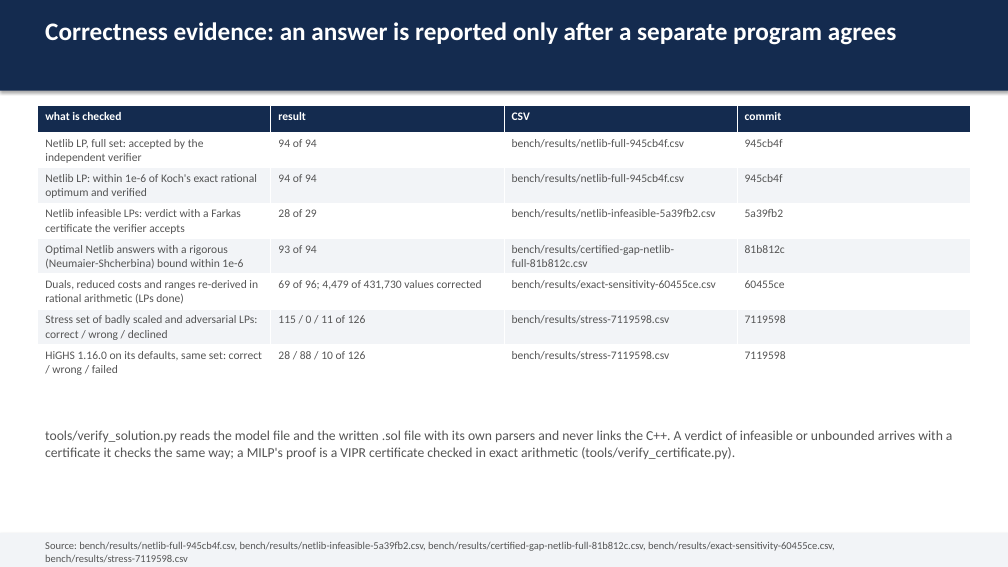
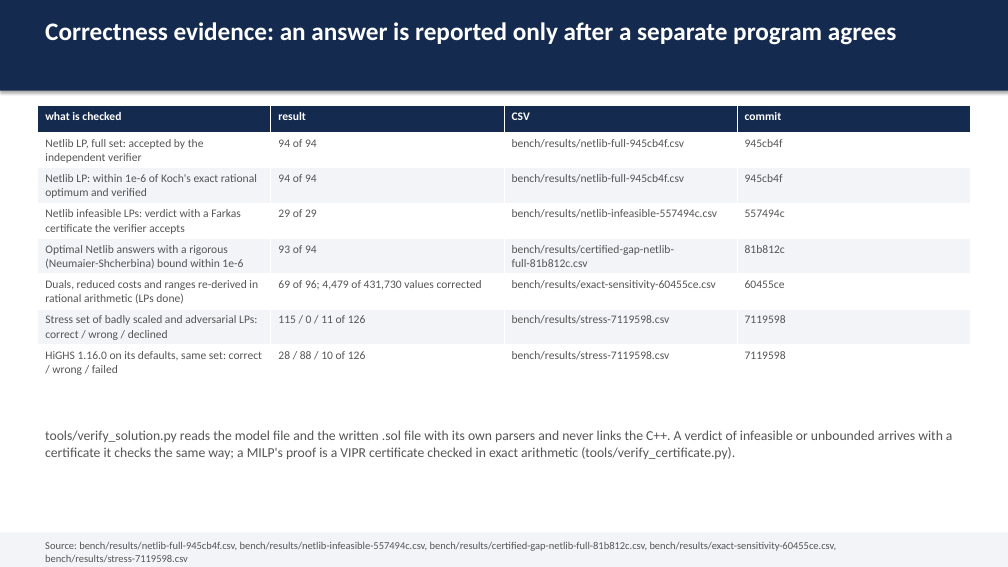
Before and after one commit to thegoodengineers/SANKHYA, a slide deck: slide 4 of docs/SANKHYA-deck.pptx. Drawn at 1008x567 pixels with LibreOffice and Linux fonts; fonts in the diff are those of the drawing. Boxes give left, top, right and bottom in pixels: in the first picture for what was removed or moved away, otherwise in the second. Text is boxed around its words. In the diff, an @@ line names an element or a change of style, - is before the commit and + after.

Commit message:
bench(netlib): the infeasible set on main at 557494c, 29 of 29 certified (#1260, #1265)
CI ubuntu-24.04, the netlib-infeasible suite (#1254), run 43696971848. cplex2 is proved
by the exact phase 1 (#1260) and gran is certified again (#1265); the scoreboard, the
benchmarks doc and the report are regenerated from the CSV.

```diff
--- a/docs/SANKHYA-deck.pptx
+++ b/docs/SANKHYA-deck.pptx
@@ table at (x1=38, y1=106, x2=969, y2=379) @@
-row 4: Netlib infeasible LPs: verdict with a Farkas certificate the verifier accepts | 28 of 29 | bench/results/netlib-infeasible-5a39fb2.csv | 5a39fb2
+row 4: Netlib infeasible LPs: verdict with a Farkas certificate the verifier accepts | 29 of 29 | bench/results/netlib-infeasible-557494c.csv | 557494c
@@ text at (x1=45, y1=541, x2=837, y2=563): text changed @@
-Source: bench/results/netlib-full-945cb4f.csv, bench/results/netlib-infeasible-5a39fb2.csv, bench/results/certified-gap-netlib-full-81b812c.csv, bench/results/exact-sensitivity-60455ce.csv, bench/results/stress-7119598.csv
+Source: bench/results/netlib-full-945cb4f.csv, bench/results/netlib-infeasible-557494c.csv, bench/results/certified-gap-netlib-full-81b812c.csv, bench/results/exact-sensitivity-60455ce.csv, bench/results/stress-7119598.csv
```
Also in this commit, not shown: 5 other files.
